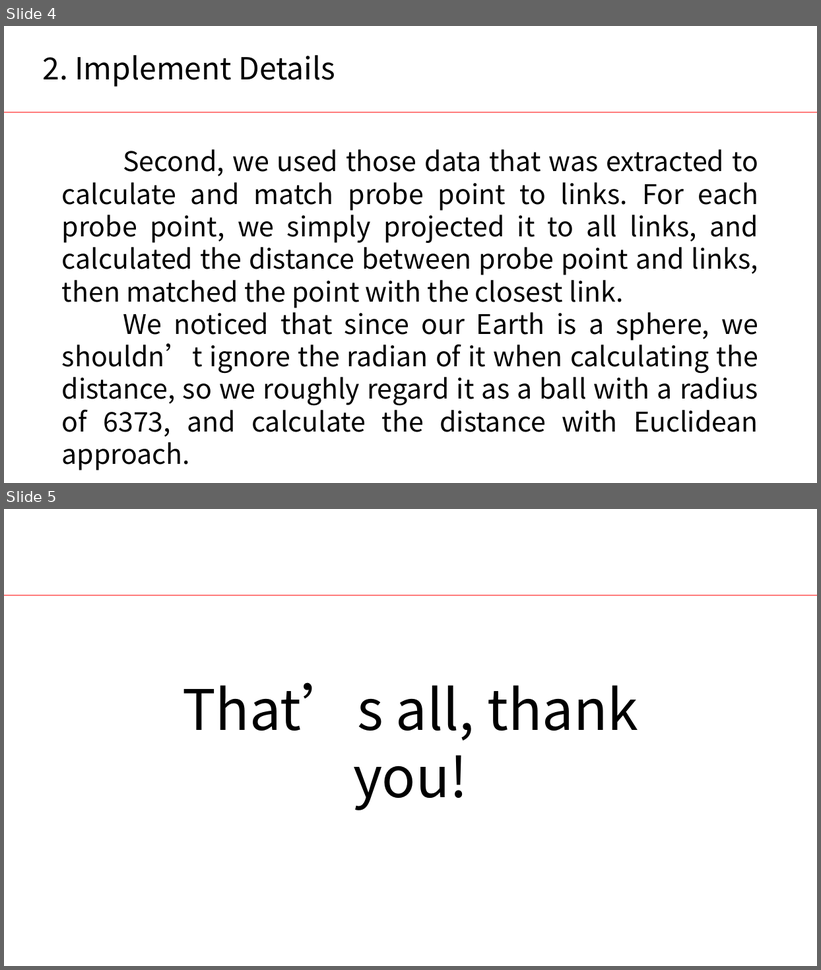
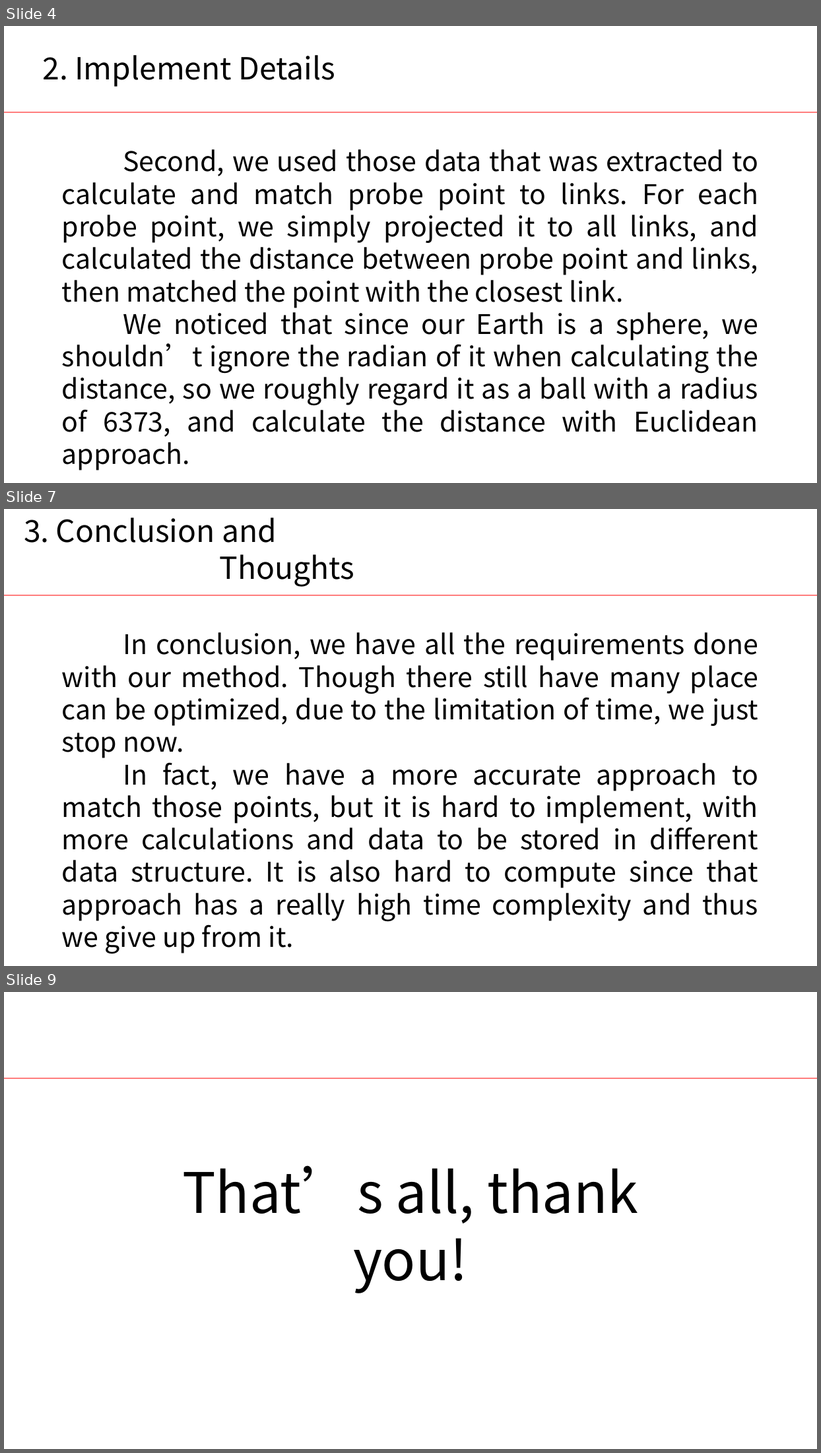
Before and after one commit to jingchengdeng/Probe-Data-Analysis-for-Road-Slope, a slide deck: submissionVersion/HW2Presentation.pptx. Shown one above the other, each under a label of ours: slides 4 and 5 before the commit, slides 4, 7 and 9 after it; the slides between them are not shown. The pictures are 821x970 and 821x1453 pixels, drawn with LibreOffice and Linux fonts; fonts in the diff are those of the drawing; background and template pictures are left out. Boxes give left, top, right and bottom in pixels: in the first picture for what was removed or moved away, otherwise in the second. Text is boxed around its words. In the diff, an @@ line names an element or a change of style, - is before the commit and + after.

```diff
--- a/submissionVersion/HW2Presentation.pptx
+++ b/submissionVersion/HW2Presentation.pptx
@@ slide 7 added at (4,509,817,966), background #FFFFFF; not listed: 1 template element that a slide beside it also shows @@
@@ text added at (24,518,354,587), 36 pt, text #000000 @@
+3. Conclusion and
+Thoughts
@@ text added at (62,632,759,955), 32 pt, text #000000 @@
+In conclusion, we have all the requirements done with our method. Though there still have many place can be optimized, due to the limitation of time, we just stop now.
+In fact, we have a more accurate approach to match those points, but it is hard to implement, with more calculations and data to be stored in different data structure. It is also hard to compute since that approach has a really high time complexity and thus we give up from it.
@@ what was slide 5 is now slide 9 @@
```
Also in this commit, not shown: 3 other slides added.
